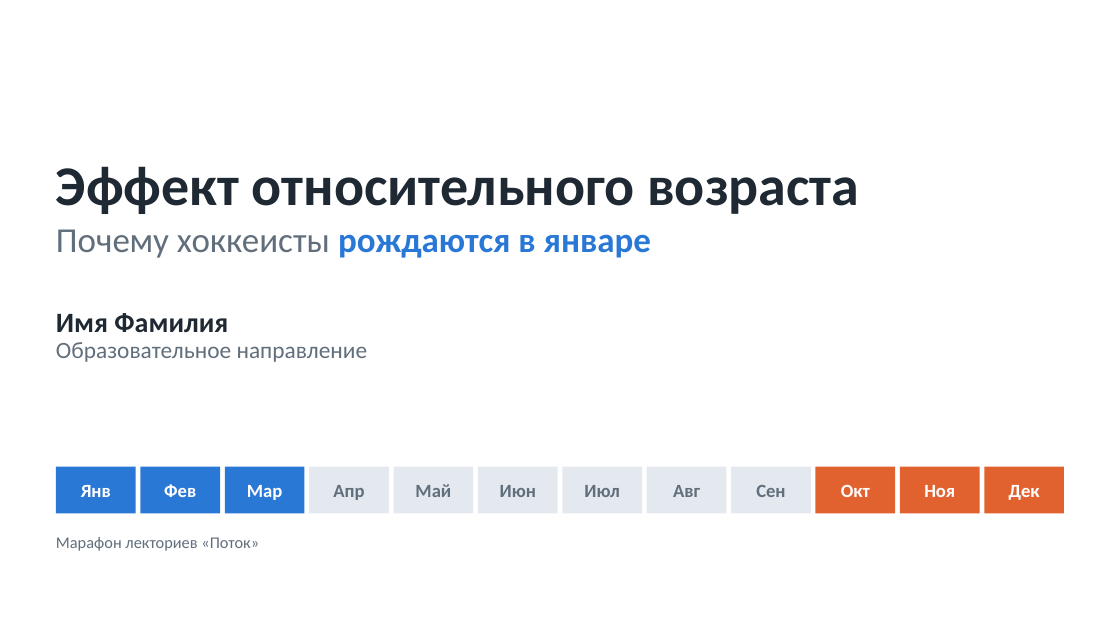
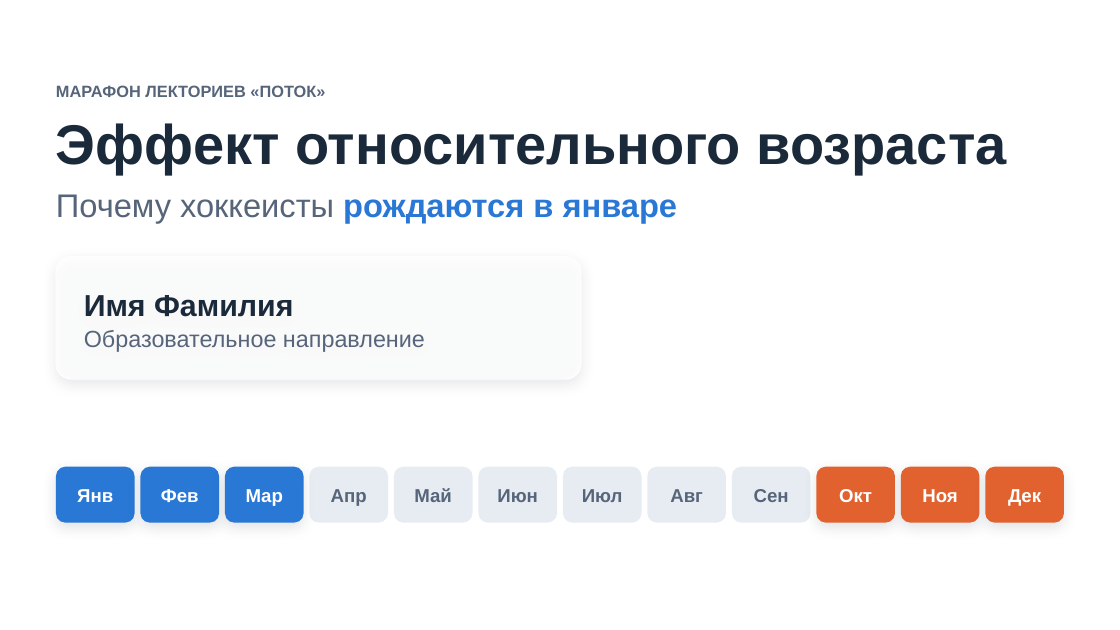
Before and after one commit to benji-hue/projecktmaxim, a slide deck: slide 1 of presentation-simple.pptx. Drawn at 1120x630 pixels with LibreOffice and Linux fonts; fonts in the diff are those of the drawing; background and template pictures are left out. Boxes give left, top, right and bottom in pixels: in the first picture for what was removed or moved away, otherwise in the second. Text is boxed around its words. In the diff, an @@ line names an element or a change of style, - is before the commit and + after.

```diff
--- a/presentation-simple.pptx
+++ b/presentation-simple.pptx
@@ text at (56, 85, 325, 97): text changed; font Calibri to Arial; text colour #616E7C to #56657A; bold on @@
-Марафон лекториев «Поток»
+МАРАФОН ЛЕКТОРИЕВ «ПОТОК»
@@ text "Эффект относительного возраста": place and size @@
-text "Эффект относительного возраста" at (56, 166, 859, 214)
+text "Эффект относительного возраста" at (56, 123, 1007, 174)
@@ text "Эффект относительного возраста" at (56, 123, 1007, 174): font Calibri to Arial, text colour #1F2933 to #1B2A3A; line spacing 1.05 to 1 @@
@@ text "Почему хоккеисты рождаются в январе": place and size @@
-text "Почему хоккеисты рождаются в январе" at (56, 229, 651, 258)
+text "Почему хоккеисты рождаются в январе" at (56, 194, 678, 222)
@@ text "Почему хоккеисты рождаются в январе" at (56, 194, 678, 222): size 30 to 28 pt, font Calibri to Arial; text colour #616E7C to #56657A in "Почему хоккеисты"; line spacing 1.05 to 1 @@
@@ rounded rectangle "Имя Фамилия": place and size @@
-rounded rectangle "Имя Фамилия" at (56, 342, 368, 362)
+rounded rectangle "Имя Фамилия" at (56, 257, 581, 380)
@@ rounded rectangle "Имя Фамилия" at (56, 257, 581, 380): vertical alignment top to middle; fill none to #FFFFFF at 78% opacity; outline none to #FFFFFF 1 pt; shadow on @@
@@ text in rounded rectangle at (84, 295, 293, 317): paragraph added @@
+Имя Фамилия
@@ text removed at (56, 313, 228, 332) @@
-Имя Фамилия
@@ text in rounded rectangle at (84, 330, 425, 352): font Calibri to Arial, text colour #616E7C to #56657A in "Образовательное направление" @@
@@ rounded rectangle "Янв": place and size @@
-rounded rectangle "Янв" at (56, 467, 136, 514)
+rounded rectangle "Янв" at (56, 467, 135, 523)
@@ rounded rectangle "Фев": place and size @@
-rounded rectangle "Фев" at (140, 467, 220, 514)
+rounded rectangle "Фев" at (140, 467, 219, 523)
@@ rounded rectangle "Мар": place and size @@
-rounded rectangle "Мар" at (225, 467, 305, 514)
+rounded rectangle "Мар" at (225, 467, 304, 523)
@@ rounded rectangle "Апр": place and size @@
-rounded rectangle "Апр" at (309, 467, 389, 514)
+rounded rectangle "Апр" at (309, 467, 388, 523)
@@ rounded rectangle "Май": place and size @@
-rounded rectangle "Май" at (394, 467, 474, 514)
+rounded rectangle "Май" at (394, 467, 473, 523)
@@ rounded rectangle "Июн": place and size @@
-rounded rectangle "Июн" at (478, 467, 558, 514)
+rounded rectangle "Июн" at (479, 467, 558, 523)
@@ rounded rectangle "Июл": place and size @@
-rounded rectangle "Июл" at (562, 467, 642, 514)
+rounded rectangle "Июл" at (563, 467, 642, 523)
@@ rounded rectangle "Авг": place and size @@
-rounded rectangle "Авг" at (647, 467, 727, 514)
+rounded rectangle "Авг" at (648, 467, 727, 523)
@@ font Calibri to Arial, text colour #616E7C to #56657A; line spacing 1 to 1.05; rectangle to rounded rectangle; fill #E4E9F0 to #E3E9F1 at 85% opacity in 6 elements at (479, 467, 558, 523), (563, 467, 642, 523), (309, 467, 388, 523), (394, 467, 473, 523), (648, 467, 727, 523), (732, 467, 811, 523) @@
@@ rounded rectangle "Сен": place and size @@
-rounded rectangle "Сен" at (731, 467, 811, 514)
+rounded rectangle "Сен" at (732, 467, 811, 523)
@@ rounded rectangle "Окт": place and size @@
-rounded rectangle "Окт" at (816, 467, 896, 514)
+rounded rectangle "Окт" at (817, 467, 896, 523)
@@ rounded rectangle "Ноя": place and size @@
-rounded rectangle "Ноя" at (900, 467, 980, 514)
+rounded rectangle "Ноя" at (901, 467, 980, 523)
@@ font Calibri to Arial; line spacing 1 to 1.05; rectangle to rounded rectangle; shadow on in 6 elements at (56, 467, 135, 523), (140, 467, 219, 523), (225, 467, 304, 523), (817, 467, 896, 523), (901, 467, 980, 523), (986, 467, 1065, 523) @@
@@ rounded rectangle "Дек": place and size @@
-rounded rectangle "Дек" at (985, 467, 1065, 514)
+rounded rectangle "Дек" at (986, 467, 1065, 523)
```
Also in this commit, not shown: 11 other slides changed, 5 other files.
